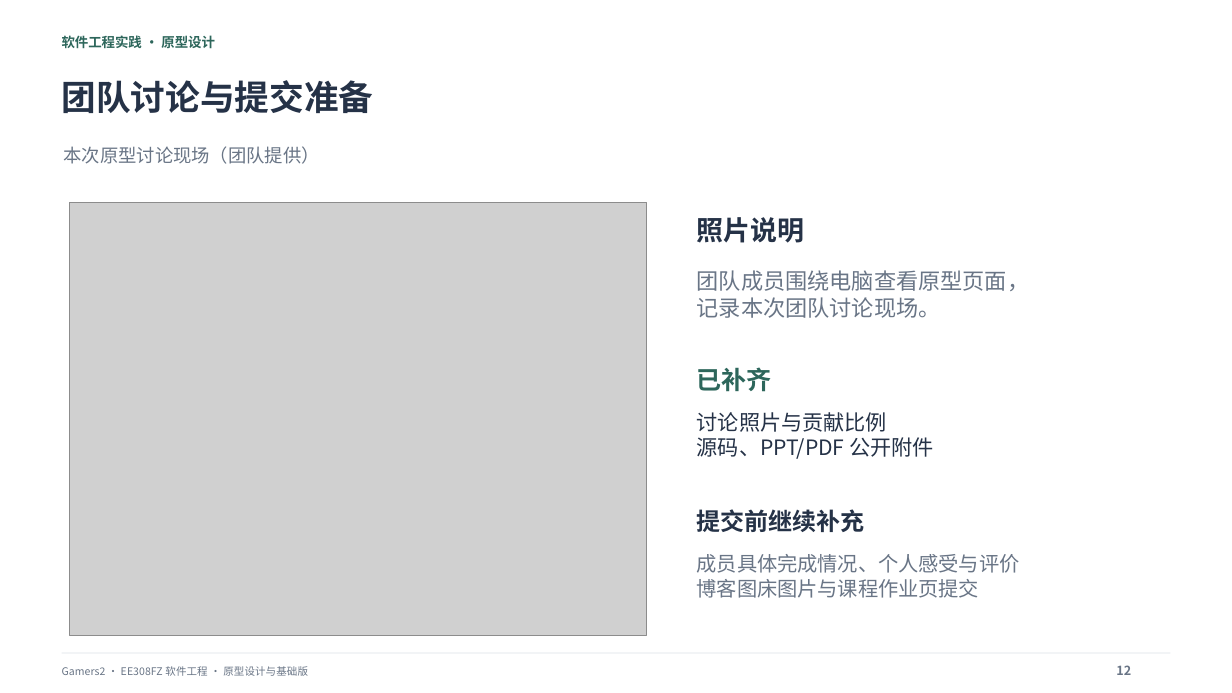
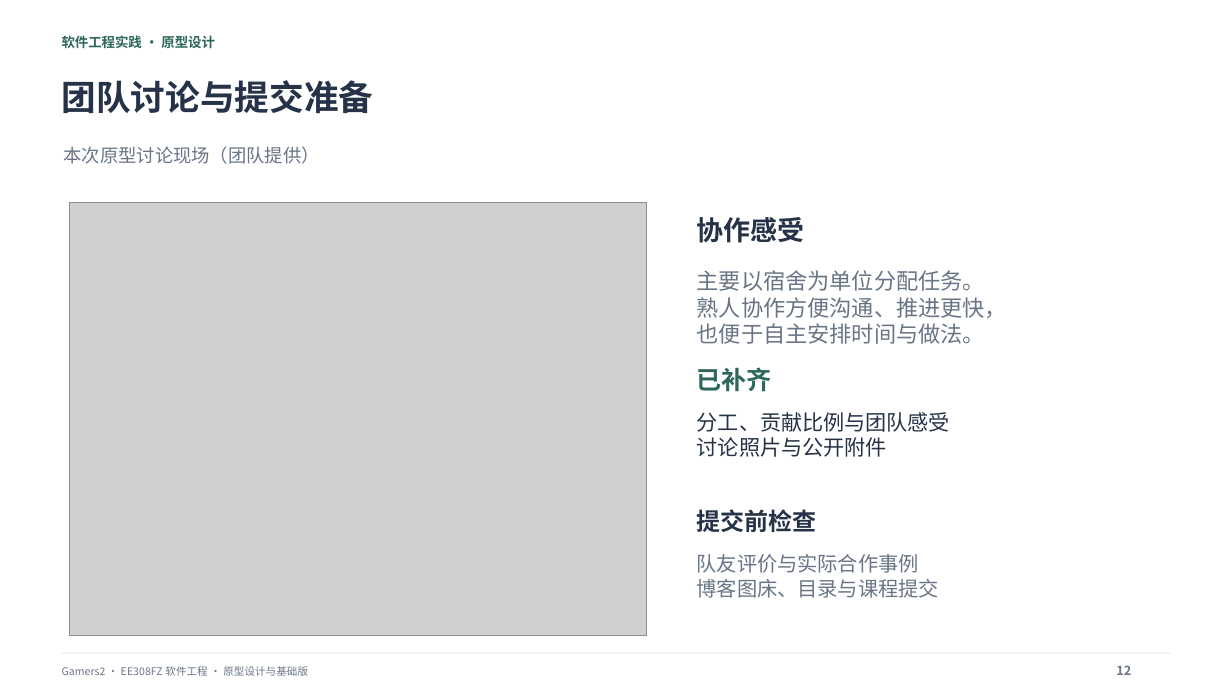
Before and after one commit to Zarvik188/FindBack-Gamers2-Prototype, a slide deck: slide 12 of deliverables/FindBack-Prototype.pptx. Drawn at 1232x693 pixels with LibreOffice and Linux fonts; fonts in the diff are those of the drawing; grey boxes stand for pictures. Boxes give left, top, right and bottom in pixels: in the first picture for what was removed or moved away, otherwise in the second. Text is boxed around its words. In the diff, an @@ line names an element or a change of style, - is before the commit and + after.

```diff
--- a/deliverables/FindBack-Prototype.pptx
+++ b/deliverables/FindBack-Prototype.pptx
@@ text at <box>697,217,805,243</box>: text changed @@
-照片说明
+协作感受
@@ text at <box>697,270,1007,344</box>: text changed @@
-团队成员围绕电脑查看原型页面，
-记录本次团队讨论现场。
+主要以宿舍为单位分配任务。
+熟人协作方便沟通、推进更快，
+也便于自主安排时间与做法。
@@ text at <box>697,412,950,457</box>: text changed @@
-讨论照片与贡献比例
-源码、PPT/PDF 公开附件
+分工、贡献比例与团队感受
+讨论照片与公开附件
@@ text at <box>697,509,817,532</box>: text changed @@
-提交前继续补充
+提交前检查
@@ text at <box>697,554,939,598</box>: text changed @@
-成员具体完成情况、个人感受与评价
-博客图床图片与课程作业页提交
+队友评价与实际合作事例
+博客图床、目录与课程提交
```
Also in this commit, not shown: 1 other slide changed, 7 other files.
